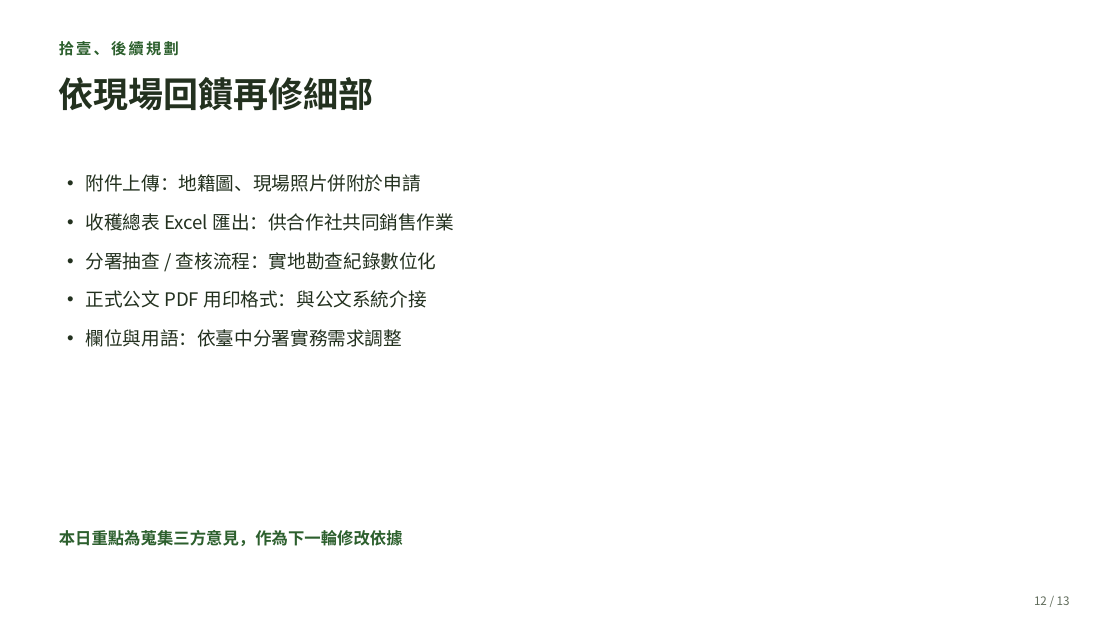
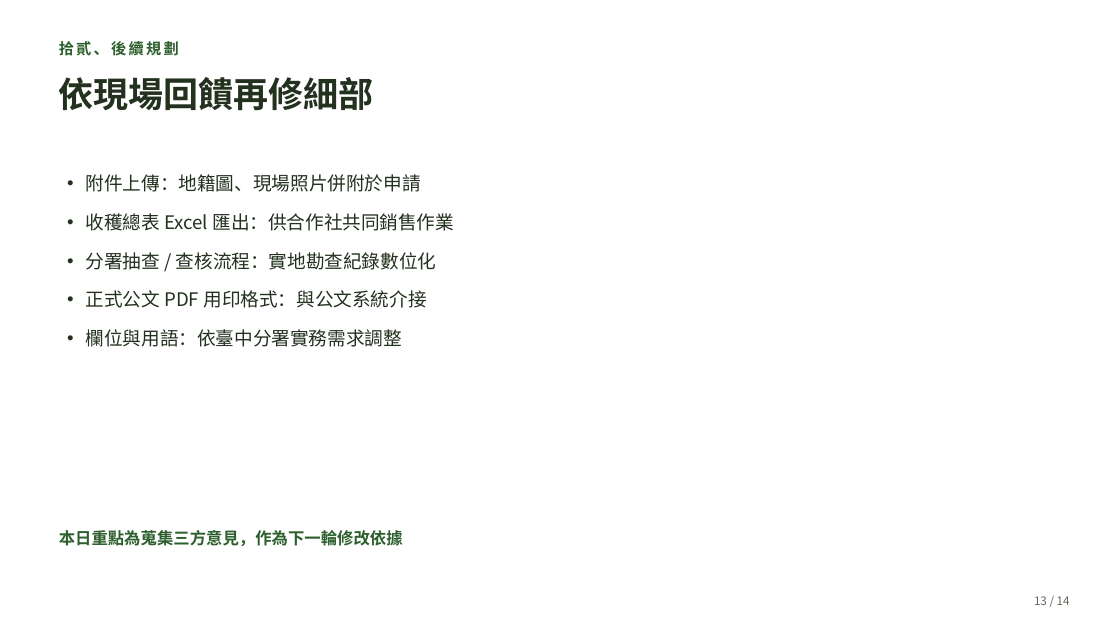
Before and after one commit to cct7366488-collab/2026-forestry-rs, a slide deck: slide 13 of reports/2026-05-mid-demo/05-土肉桂採收許可-520說明會簡報.pptx (slide 12 before the commit). Drawn at 1120x630 pixels with LibreOffice and Linux fonts; fonts in the diff are those of the drawing. Boxes give left, top, right and bottom in pixels: in the first picture for what was removed or moved away, otherwise in the second. Text is boxed around its words. In the diff, an @@ line names an element or a change of style, - is before the commit and + after.

```diff
--- a/reports/2026-05-mid-demo/05-土肉桂採收許可-520說明會簡報.pptx
+++ b/reports/2026-05-mid-demo/05-土肉桂採收許可-520說明會簡報.pptx
@@ text at <box>59,39,179,59</box>: text changed @@
-拾壹、後續規劃
+拾貳、後續規劃
@@ text at <box>1034,596,1070,605</box>: text changed @@
-12 / 13
+13 / 14
```
Also in this commit, not shown: 11 other slides changed, 1 slide added, 2 other files.
